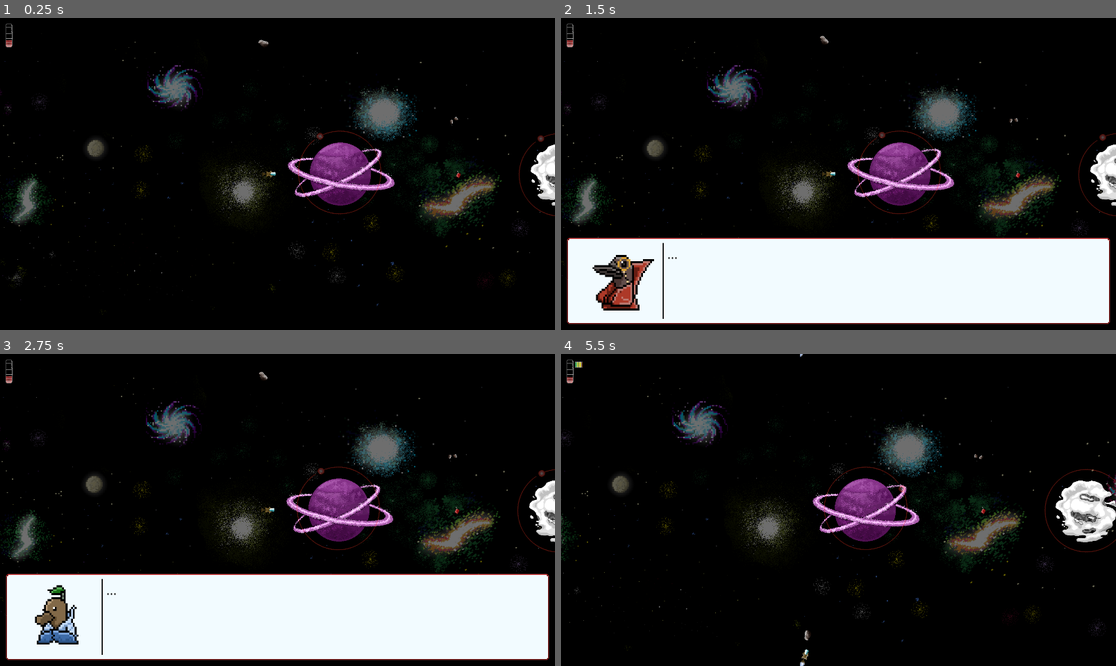
Above: before the commit, frames 1-4 (two rows, left to right).
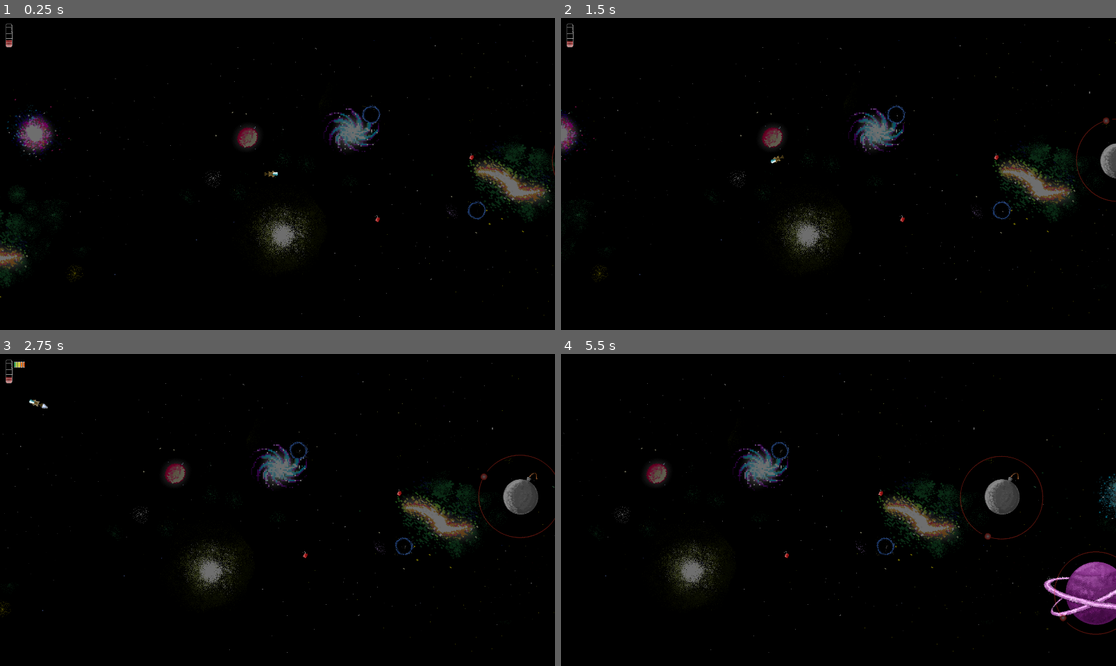
Above: after the commit, the same moments.

Repository: ricargoes/super-platypus-drifter
Game: Godot game, scene res://levels/Supervisor.tscn
The game is run twice, just before and just after one commit, with the same random seed, the same clock (stepped at 60 frames per second) and the same inputs. This scene is started directly instead of the project's main scene.
Inputs (mouse positions are in pixels of both pictures, inside the frame that each line leads up to):
- Up to frame 1 (0.25 s): no input
- Up to frame 2 (1.5 s): tap Enter (ui_accept) at 0.5, 0.77 s; move the mouse to (960, 158) at 0.52 s; hold Right (ship_turn_right) 0.53-1.28 s; hold Space (ship_boost) 0.53-1.28 s; move the mouse to (727, 189) at 1.27 s; hold Left (ship_turn_left) from 1.28 s (still down); tap Space (ship_boost) at 1.35 s
- Up to frame 3 (2.75 s): tap Enter (ui_accept) at 1.52 s; move the mouse to (333, 441) at 2.02 s; release Left (ship_turn_left) at 2.03 s; hold Right (ship_turn_right) from 2.03 s (still down); hold Space (ship_boost) from 2.03 s (still down)
- Up to frame 4 (5.5 s): move the mouse to (810, 572) at 2.77 s; release Space (ship_boost) at 2.78 s; tap Space (ship_boost) at 2.85, 4.35 s; tap Enter (ui_accept) at 3.02, 3.77, 4.52 s; move the mouse to (1005, 556) at 3.52 s; release Right (ship_turn_right) at 3.53 s; hold Space (ship_boost) 3.53-4.28 s; hold Left (ship_turn_left) from 3.53 s (still down); move the mouse to (672, 463) at 4.27 s; move the mouse to (866, 510) at 5.02 s; hold Space (ship_boost) from 5.03 s (still down)

The runs differ from the first frame. In frame 1, 12% of the frame differs, in the area x 0-100%, y 2-96%; in frame 2, 38%; in frame 3, 38%, in the area x 0-100%, y 2-99%; in frame 4, 14%.
Error after the commit: Invalid get index 'position' (on base: 'previously freed instance'). (res://levels/Level.gd:32)

Commit message:
Support for gathering artifacts

Diff:
--- a/Main.gd
+++ b/Main.gd
@@ -10,7 +10,12 @@
 	var _unused = get_tree().change_scene("res://levels/ProceduralLevel.tscn")
 
 func _on_Story_pressed():
-	SPD.current_level = 1
+	SPD.current_level = 3
+	SPD.artifacts = {
+		1: false,
+		2: false,
+		3: false
+	}
 	var _unused = get_tree().change_scene("res://levels/Supervisor.tscn")
 
 func _on_Quit_pressed():
--- a/SPD.gd
+++ b/SPD.gd
@@ -51,35 +51,91 @@
 
 var current_level = -1
 var journey_length = -1
+var artifacts = {
+	1: false,
+	2: false,
+	3: false
+}
 
 enum Speakers { Pilot, Council, Dingo, Royal }
 
 var CONVERSATION_SEQUENCES = {
 	"level1_start": [
-		{"speaker": Speakers.Royal, "text": "Hemos encontrado un artefacto ancestral, debes de encontrar dos más para que la verdad sea revelada..."},
-		{"speaker": Speakers.Pilot, "text": "Si vale, pero ¿por qué tengo el depósito de combustible casi vacío?"},
-		{"speaker": Speakers.Council, "text": "Recortes presupuestarios"},
-		{"speaker": Speakers.Pilot, "text": "Pero si su majestad lleva un monóculo de oro!!!"},
+		{"speaker": Speakers.Royal, "text": "Ground Control to Major Bill Duck, we have found an elder artifact. You must find two more for the truth to be revealed..."},
+		{"speaker": Speakers.Pilot, "text": "Yes, ok, but... why is my fuel tank almost empty?"},
+		{"speaker": Speakers.Council, "text": "Budget cuts, of course."},
+		{"speaker": Speakers.Pilot, "text": "But His Platypuness wears a gold monocle!"},
 		{"speaker": Speakers.Royal, "text": "...", "silent": true},
 		{"speaker": Speakers.Council, "text": "...", "silent": true},
 		{"speaker": Speakers.Pilot, "text": "...", "silent": true},
-		{"speaker": Speakers.Council, "text": "Ajem, seguiremos en contacto"},
+		{"speaker": Speakers.Council, "text": "Ahem, we'll keep in touch."},
 	],
 	"level1_end1": [
-		{"speaker": Speakers.Pilot, "text": "Tendré que apurar el próximo salto!!!"},
+		{"speaker": Speakers.Pilot, "text": "I'll have to rush the next jump!"},
 	],
 	"level1_end2": [
-		{"speaker": Speakers.Pilot, "text": "Cogeré esa unidad de materia oscura para salir de este sector galáctico."},
+		{"speaker": Speakers.Pilot, "text": "I'll take that dark matter unit to get out of this galactic sector."},
 	],
+
 	"lore1": [
-		{"speaker": Speakers.Royal, "text": "Ahí!!!, en ese planeta!!!"},
-		{"speaker": Speakers.Council, "text": "EL ARTEFACTO"},
-		{"speaker": Speakers.Pilot, "text": "No va a ser fácil entrar ahí..."},
-		{"speaker": Speakers.Royal, "text": "Te ordeno que entres en la órbita!!!"},
+		{"speaker": Speakers.Royal, "text": "Look there! On that planet!"},
+		{"speaker": Speakers.Council, "text": "THE ARTIFACT"},
+		{"speaker": Speakers.Pilot, "text": "Gasp... It won't be easy to get in there..."},
+		{"speaker": Speakers.Royal, "text": "Get into its orbit. That's an order!"},
 
 	],
+
 	"lore2": [
-		{"speaker": Speakers.Pilot, "text": "Lo tengo!!!"},
+		{"speaker": Speakers.Pilot, "text": "Gotcha'!"},
+	],
+
+	"level2_end": [
+		{"speaker": Speakers.Pilot, "text": "Sensors are detecting something strange and massive in the next sector"},
+		{"speaker": Speakers.Royal, "text": "Yes, my minion. We are about to be blessed. Hurry up!"},
+	],
+
+	"level3_start": [
+		{"speaker": Speakers.Dingo, "text": "Don't think about gettin' your ass in there, mate, or y'all cark it!"},
+		{"speaker": Speakers.Pilot, "text": "And why should I trust you? Our two species are at war."},
+		{"speaker": Speakers.Dingo, "text": "I lost me mates there, boah, if ya cross that line... y'all never come back."},
+		{"speaker": Speakers.Pilot, "text": "Ok, I get it. You want to prevent me from getting the artifacts for my people."},
+		{"speaker": Speakers.Dingo, "text": "Those artifacts don't exist, mate. Your rulers lie, and mine too. We're just dogs to'em..."},
+		{"speaker": Speakers.Pilot, "text": "Well, technically you are a dingo..."},
+		{"speaker": Speakers.Dingo, "text": "Shut your hole!"},
+		{"speaker": Speakers.Pilot, "text": "...", "silent": true},
+		{"speaker": Speakers.Dingo, "text": "...", "silent": true},
+		{"speaker": Speakers.Dingo, "text": "Do what ya want, mate. I've already warned you..."},
+	],
+
+	"level3_bomb":[
+		{"speaker": Speakers.Pilot, "text": "A bomb?!?!?!"},
+		{"speaker": Speakers.Dingo, "text": "That's it, mate. A bomb planet."},
+		{"speaker": Speakers.Pilot, "text": "Well, that doesn't make any sense."},
 
 	],
+
+	"level3_medium":[
+		{"speaker": Speakers.Dingo, "text": "This' the point where I lost all me mates.... Don't be a fool!"},
+		{"speaker": Speakers.Pilot, "text": "But... but His Platypuness told me..."},
+		{"speaker": Speakers.Royal, "text": "Carry on! I can almost smell the answers to all our questions."},
+		{"speaker": Speakers.Pilot, "text": "...", "silent": true},
+	],
+
+	"lore3": [
+		{"speaker": Speakers.Council, "text": "Our scientist think that lightning planet has another sacred artifact."},
+		{"speaker": Speakers.Royal, "text": "We need it! I need it!. Go, my minion! Go get it!"},
+		{"speaker": Speakers.Pilot, "text": "...", "silent": true},
+		{"speaker": Speakers.Dingo, "text": "They're gonna kill ya, mate!"},
+	],
+
+	"lore4": [
+		{"speaker": Speakers.Pilot, "text": "Phew! I did it! Another powerfull artifact for the platypuskind!!"},
+	],
+
+	"level3_end": [
+		{"speaker": Speakers.Pilot, "text": "WTF?"},
+		{"speaker": Speakers.Council, "text": "You found it! I cannot believe it! Let's hope you are pure enough!"},
+		{"speaker": Speakers.Dingo, "text": "Oh shit!"},
+		{"speaker": Speakers.Royal, "text": "Yes! Yeeeees! YEEEEEEEEES! GO! GO, BECOME ONE WITH OUR GOD!"},
+	],
 }
--- a/levels/Level.gd
+++ b/levels/Level.gd
@@ -41,3 +41,6 @@
 
 func game_over():
 	var _unused = get_tree().change_scene("res://levels/GameOver.tscn")
+
+func artifact_found(body):
+	SPD.artifacts[SPD.current_level] = true
--- a/levels/Level1.tscn
+++ b/levels/Level1.tscn
@@ -148,3 +148,4 @@
 position = Vector2( 5312.66, 627.374 )
 scale = Vector2( 1, 20 )
 sequence_name = "level1_end2"
+[connection signal="body_entered" from="Events/ConversationActivator" to="." method="artifact_found"]
--- a/levels/Level2.tscn
+++ b/levels/Level2.tscn
@@ -197,11 +197,17 @@
 bubble_text = "\"Sería difícil pasar por ahí...\""
 
 [node name="ConversationActivator" parent="Events" index="4" instance=ExtResource( 9 )]
-position = Vector2( 5323.34, 598.008 )
+position = Vector2( 5325.72, 598.008 )
 scale = Vector2( 1, 20 )
 sequence_name = "lore1"
 
-[node name="ConversationActivator2" parent="Events" index="5" instance=ExtResource( 9 )]
+[node name="ConversationActivator3" parent="Events" index="5" instance=ExtResource( 9 )]
+position = Vector2( 6300.87, 578.981 )
+scale = Vector2( 1, 20 )
+sequence_name = "level2_end"
+
+[node name="ConversationActivator2" parent="Events" index="6" instance=ExtResource( 9 )]
 position = Vector2( 5827.91, 571.311 )
 scale = Vector2( 5, 5 )
 sequence_name = "lore2"
+[connection signal="body_entered" from="Events/ConversationActivator2" to="." method="artifact_found"]
--- a/levels/Supervisor.gd
+++ b/levels/Supervisor.gd
@@ -3,7 +3,7 @@
 var levels_scene = [
 	preload("res://levels/Level1.tscn"),
 	preload("res://levels/Level2.tscn"),
-	preload("res://levels/Level1.tscn"),
+	preload("res://levels/Level3.tscn"),
 	preload("res://levels/Level1.tscn")
 ]
 var current_levels_scene = null
@@ -13,6 +13,7 @@
 
 func load_level():
 	if current_levels_scene: current_levels_scene.queue_free()
+	SPD.artifacts[SPD.current_level] = false
 	current_levels_scene = levels_scene[SPD.current_level-1].instance()
 	add_child(current_levels_scene)
 	current_levels_scene.connect("level_ended", self, "next_level")
